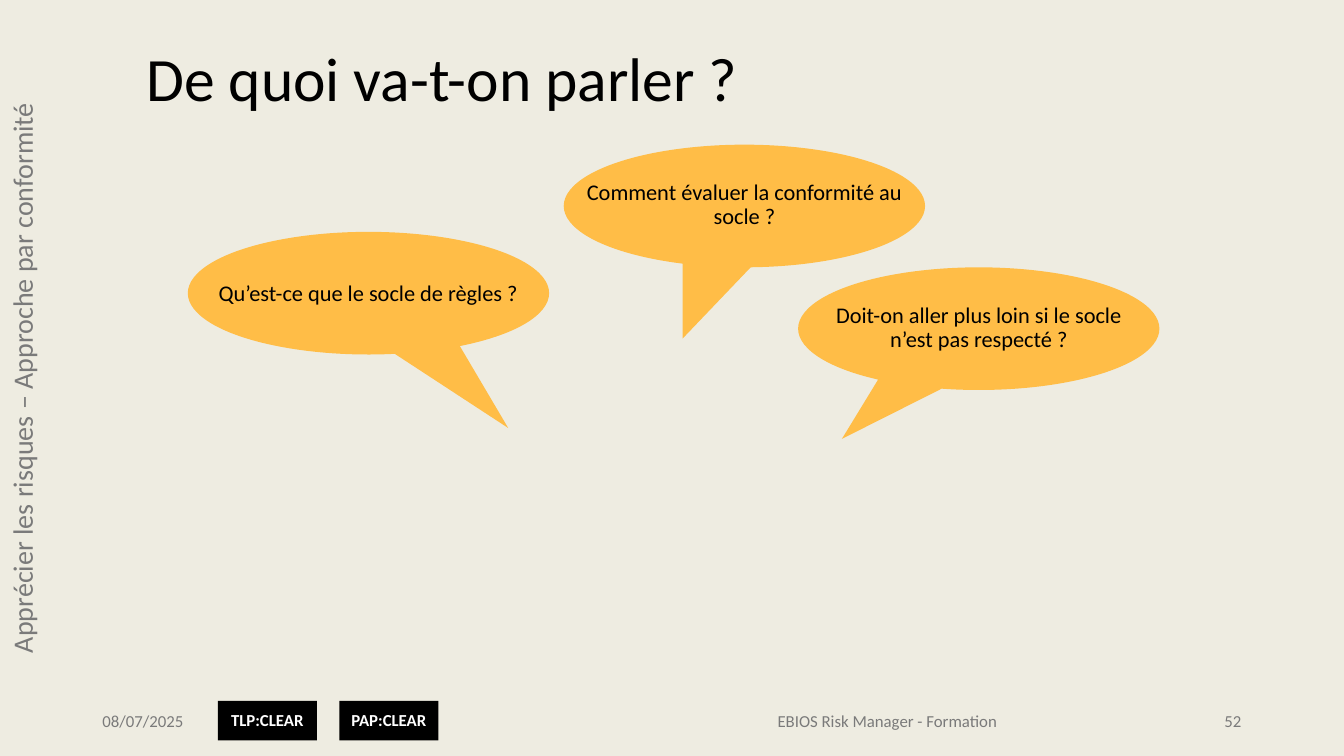
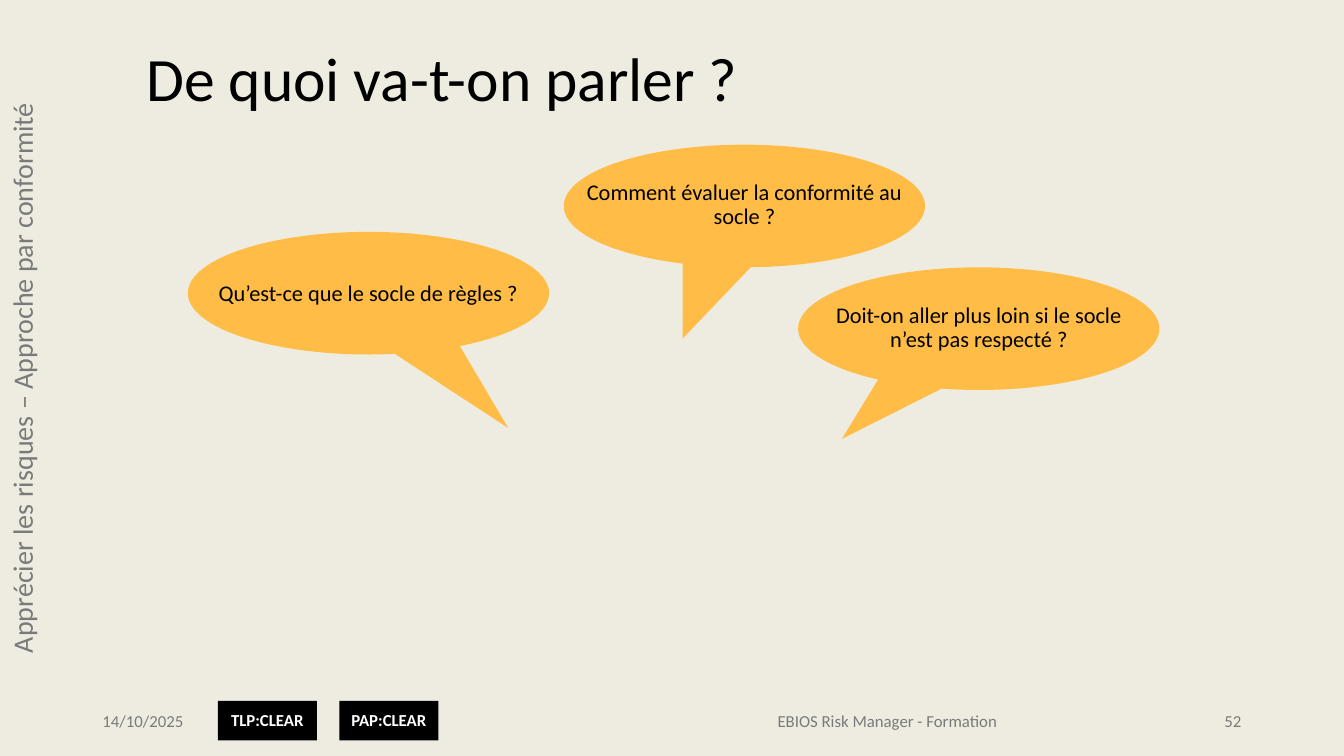
Before and after one commit to matthieu-grall/ebios_formation, a slide deck: slide 52 of EBIOS Risk Manager - Formation - Présentation.pptx. Drawn at 1344x756 pixels with LibreOffice and Linux fonts; fonts in the diff are those of the drawing; background and template pictures are left out. Boxes give left, top, right and bottom in pixels: in the first picture for what was removed or moved away, otherwise in the second. Text is boxed around its words. In the diff, an @@ line names an element or a change of style, - is before the commit and + after.

```diff
--- a/EBIOS Risk Manager - Formation - Présentation.pptx
+++ b/EBIOS Risk Manager - Formation - Présentation.pptx
@@ text at (x1=102, y1=715, x2=183, y2=728): text changed @@
-08/07/2025
+14/10/2025
```
Also in this commit, not shown: 158 other slides changed, 1 other file.
